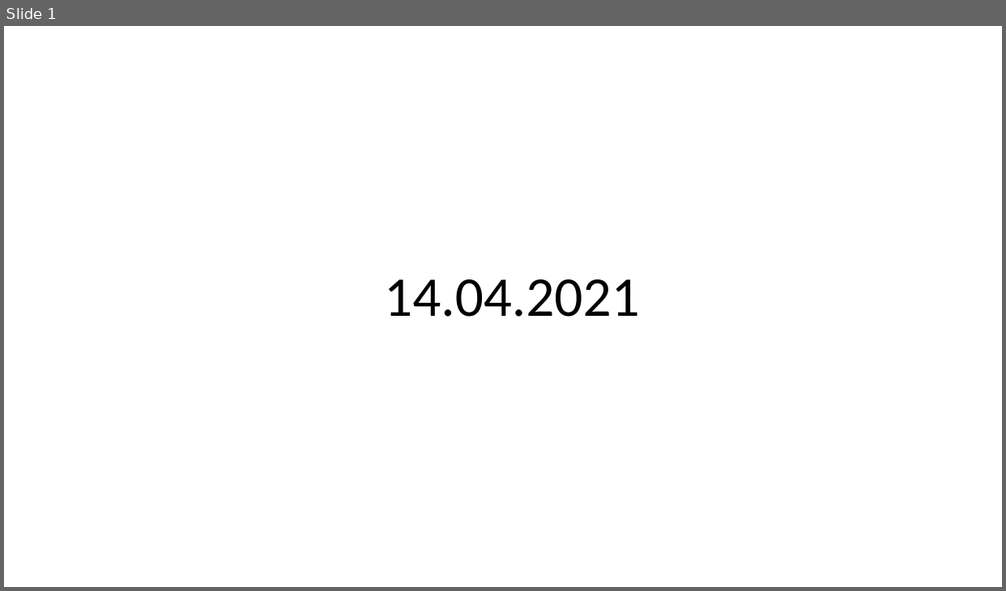
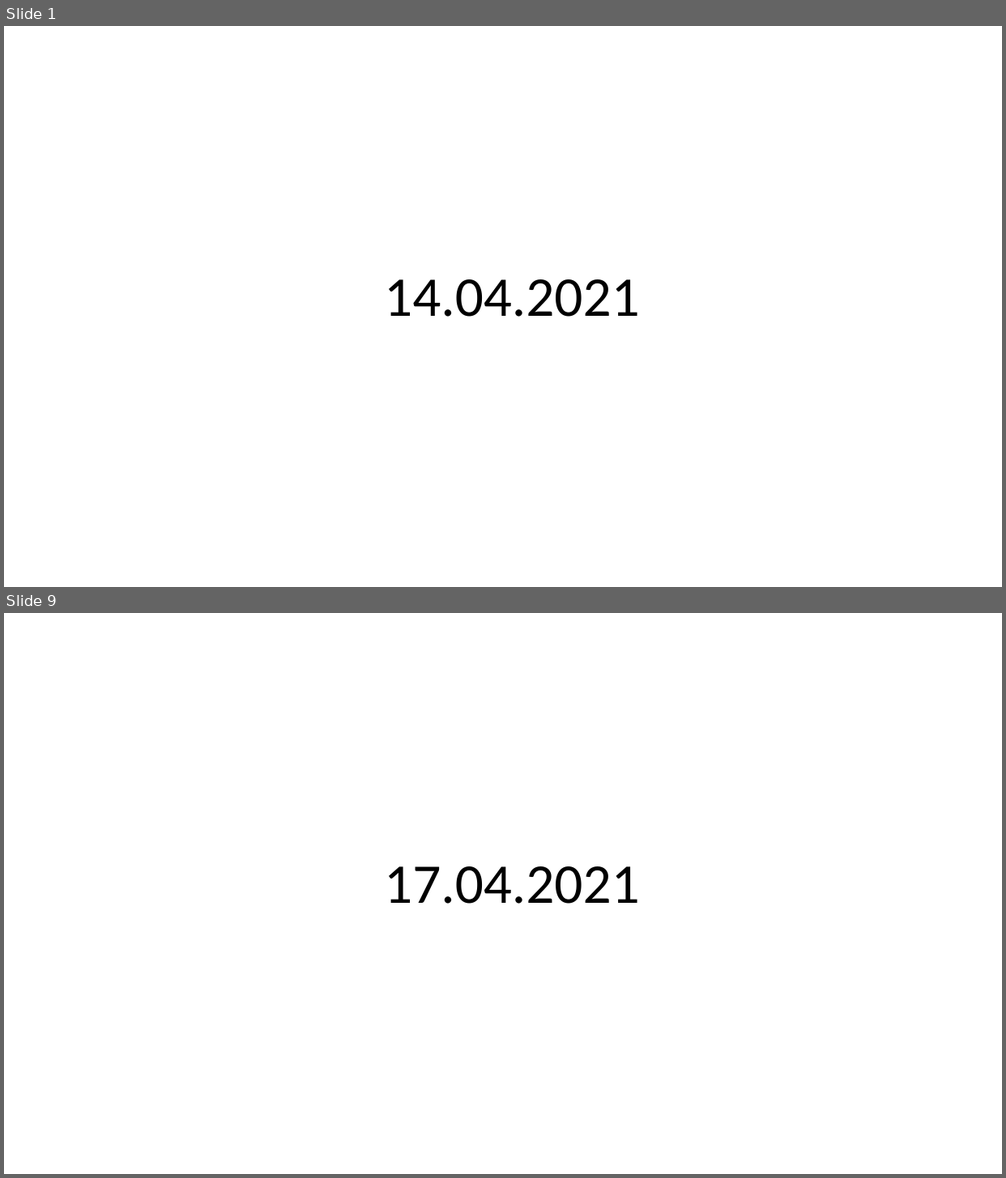
Before and after one commit to olejik-web/Web-Project, a slide deck: Презентация.pptx. Shown one above the other, each under a label of ours: slide 1 before the commit, slides 1 and 9 after it; the slides between them are not shown. The pictures are 1006x591 and 1006x1178 pixels, drawn with LibreOffice and Linux fonts; fonts in the diff are those of the drawing. Boxes give left, top, right and bottom in pixels: in the first picture for what was removed or moved away, otherwise in the second. Text is boxed around its words. In the diff, an @@ line names an element or a change of style, - is before the commit and + after.

```diff
--- a/Презентация.pptx
+++ b/Презентация.pptx
@@ slide 9 added at box(4, 613, 1002, 1174), background #FFFFFF @@
@@ title added at box(384, 867, 639, 904), 54 pt, text #000000 @@
+17.04.2021
```
Also in this commit, not shown: 1 slide changed, 1 other slide added, 1 other file.
